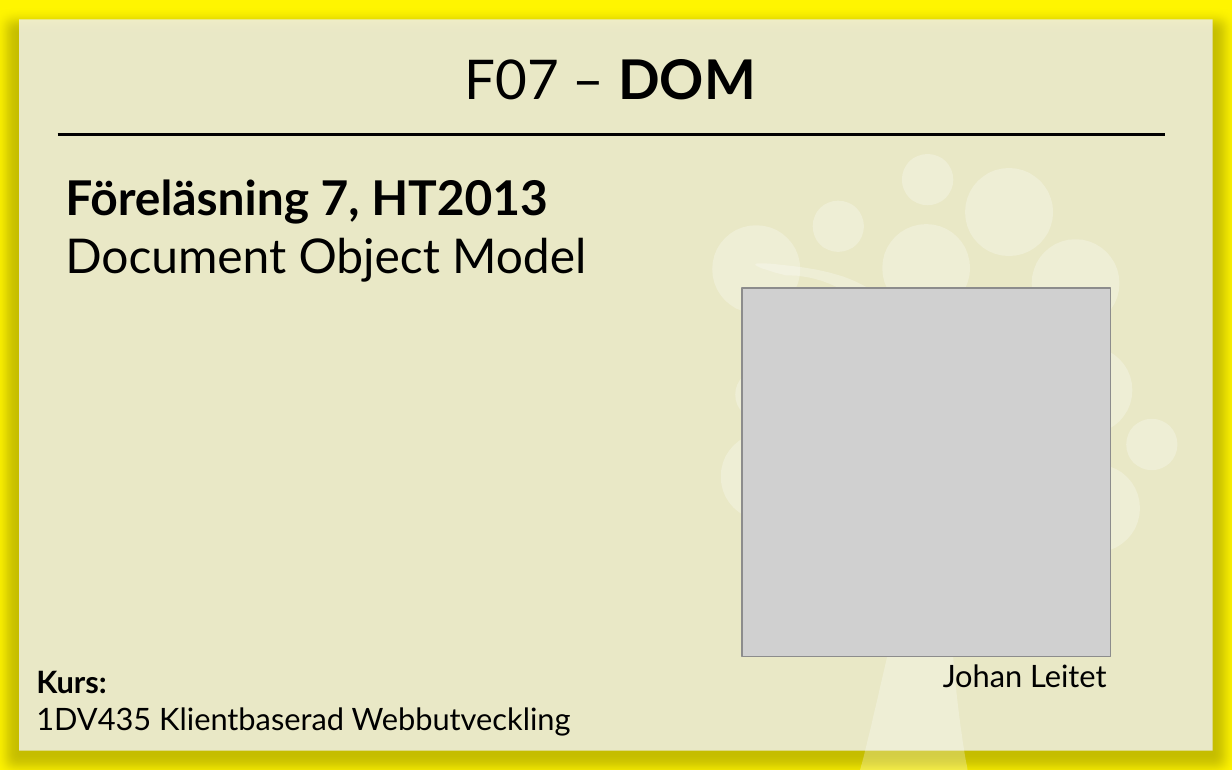
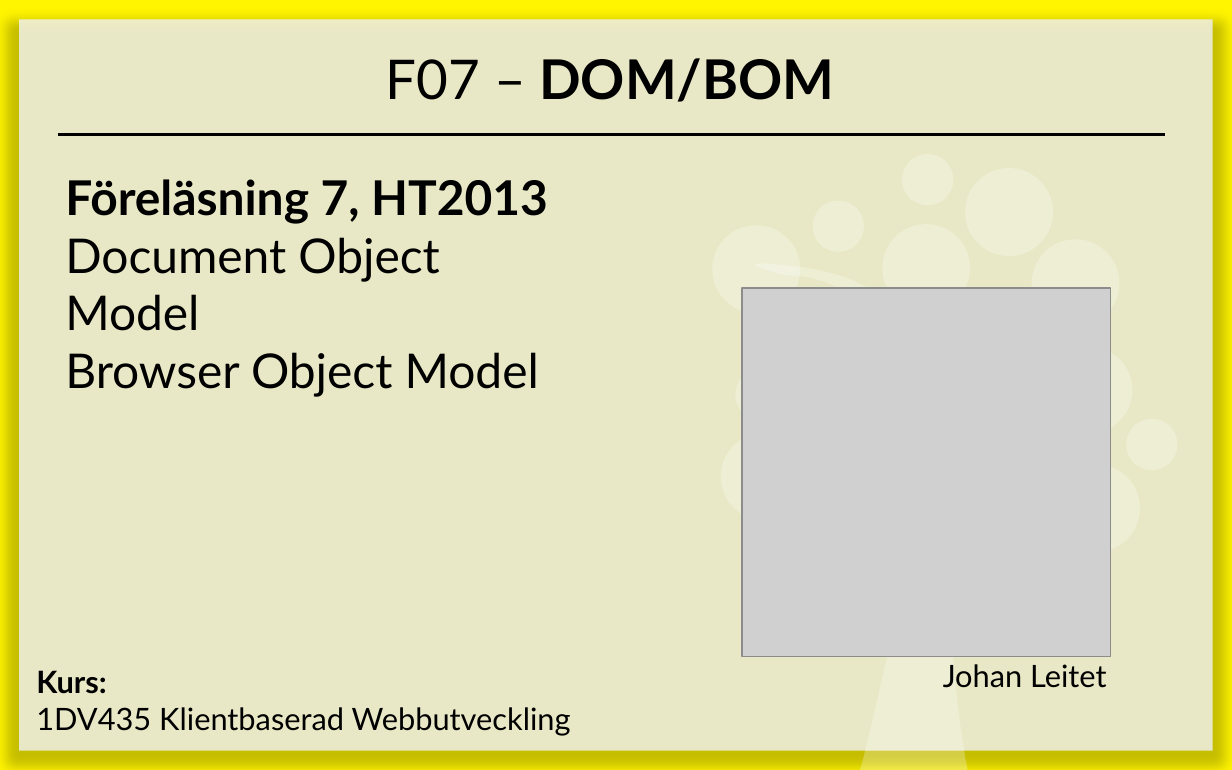
Before and after one commit to 1dv435/Kursmaterial, a slide deck: slide 1 of Föreläsningar/F07 - DOM.pptx. Drawn at 1232x770 pixels with LibreOffice and Linux fonts; fonts in the diff are those of the drawing; grey boxes stand for pictures. Boxes give left, top, right and bottom in pixels: in the first picture for what was removed or moved away, otherwise in the second. Text is boxed around its words. In the diff, an @@ line names an element or a change of style, - is before the commit and + after.

```diff
--- a/Föreläsningar/F07 - DOM.pptx
+++ b/Föreläsningar/F07 - DOM.pptx
@@ title at (386, 58, 834, 102): text changed; bold on @@
-F07 – DOM
+F07 – DOM/BOM
@@ text at (65, 237, 539, 397): text changed @@
-Document Object Model
+Document Object Model
+Browser Object Model
```
Also in this commit, not shown: 9 other slides changed, 2 slides added, 40 slides removed.
